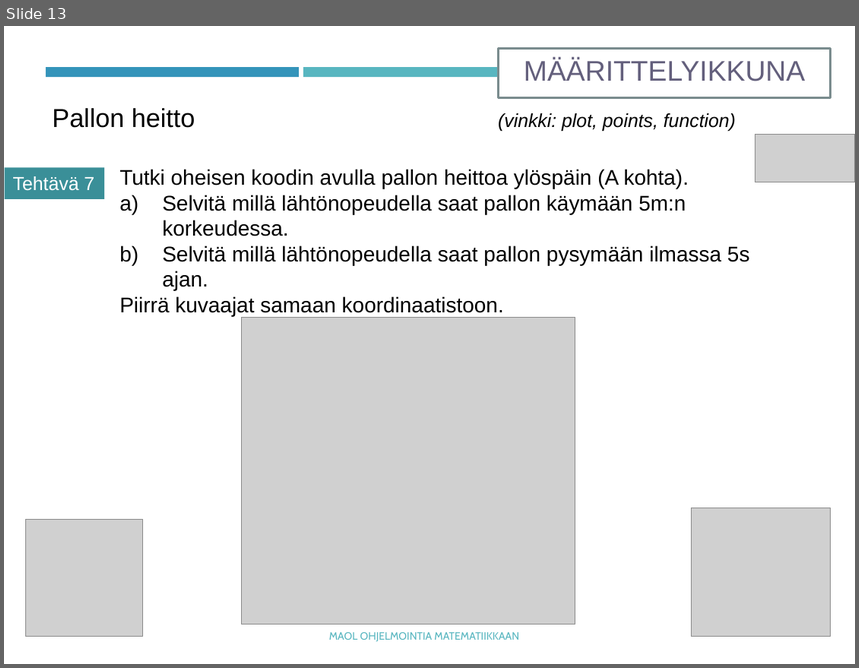
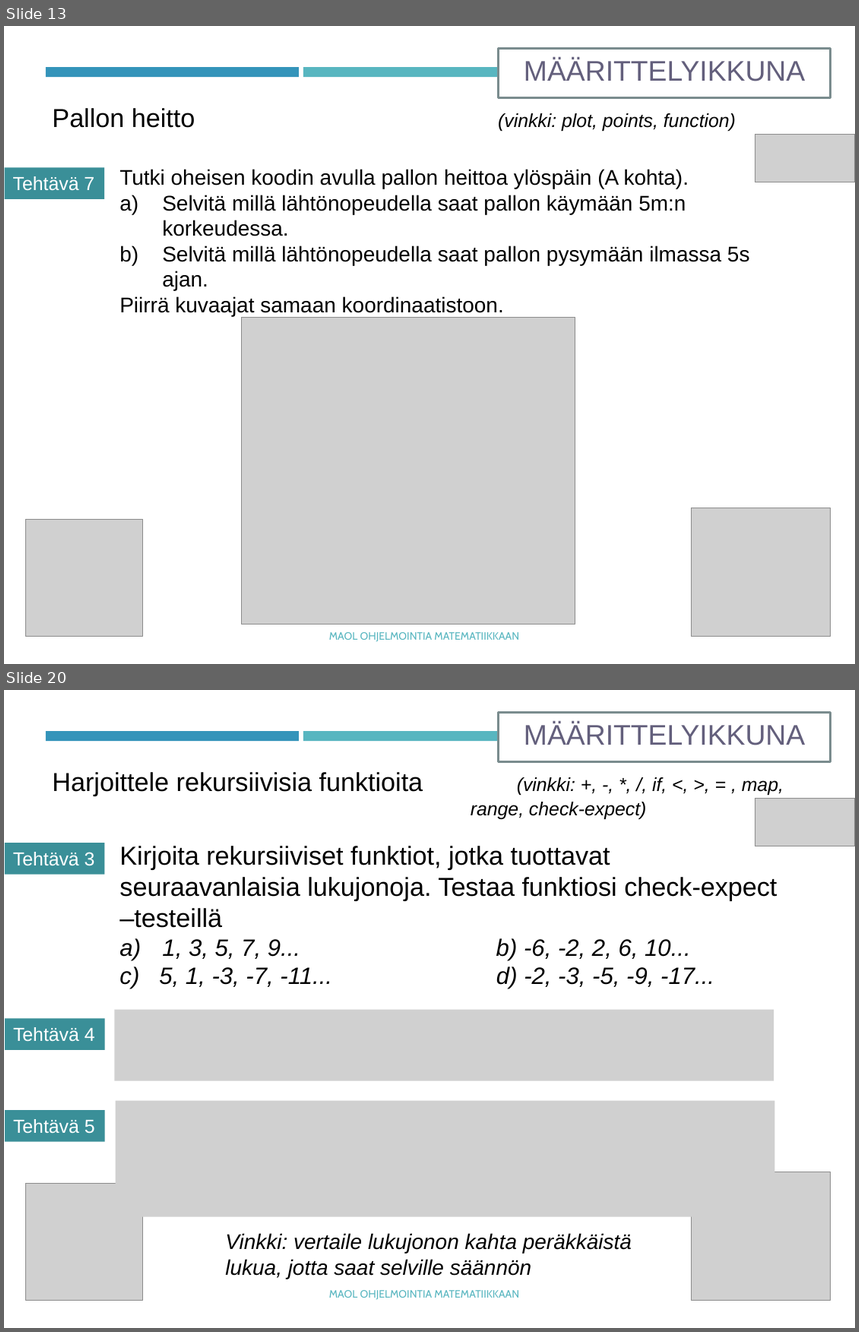
Before and after one commit to tyynetyyne/tyynetyyne.github.io, a slide deck: tehtavat/tiedostot/maol/power_point/Racket-MAOL-9-funktiot.pptx. Shown one above the other, each under a label of ours: slide 13 before the commit, slides 13 and 20 after it; the slides between them are not shown. The pictures are 859x668 and 859x1332 pixels, drawn with LibreOffice and Linux fonts; fonts in the diff are those of the drawing; grey boxes stand for pictures. Boxes give left, top, right and bottom in pixels: in the first picture for what was removed or moved away, otherwise in the second. Text is boxed around its words. In the diff, an @@ line names an element or a change of style, - is before the commit and + after.

```diff
--- a/tehtavat/tiedostot/maol/power_point/Racket-MAOL-9-funktiot.pptx
+++ b/tehtavat/tiedostot/maol/power_point/Racket-MAOL-9-funktiot.pptx
@@ slide 20 added at (4,690,855,1328), background #FFFFFF; not listed: 2 template elements that a slide beside it also shows @@
@@ rectangle added at (499,712,831,761), fill #FFFFFF, outline #7A8C8E 1.75 pt, 24 pt, text #635F7C @@
+MÄÄRITTELYIKKUNA
@@ text added at (52,772,784,819), 16 pt, text #000000, italic @@
+Harjoittele rekursiivisia funktioita (vinkki: +, -, *, /, if, <, >, = , map, range, check-expect)
@@ picture added at (755,798,855,846) @@
@@ rectangle added at (5,844,104,875), fill #3A8F98, 16 pt, text #FFFFFF @@
+Tehtävä 3
@@ text added at (120,846,777,989), 22 pt, text #000000 @@
+Kirjoita rekursiiviset funktiot, jotka tuottavat seuraavanlaisia lukujonoja. Testaa funktiosi check-expect –testeillä
+a) 1, 3, 5, 7, 9... b) -6, -2, 2, 6, 10...
+c) 5, 1, -3, -7, -11... d) -2, -3, -5, -9, -17...
@@ rectangle added at (5,1018,104,1050), fill #3A8F98, 16 pt, text #FFFFFF @@
+Tehtävä 4
@@ picture added at (115,1009,775,1081) @@
@@ rectangle added at (5,1110,104,1142), fill #3A8F98, 16 pt, text #FFFFFF @@
+Tehtävä 5
@@ picture added at (116,1101,775,1217) @@
@@ picture added at (26,1184,143,1300) @@
@@ picture added at (692,1173,832,1301) @@
@@ text added at (225,1233,632,1279), 18 pt, text #000000, italic @@
+Vinkki: vertaile lukujonon kahta peräkkäistä lukua, jotta saat selville säännön
@@ text added at (329,1290,519,1300), 9 pt, text #58B6C0 @@
+MAOL OHJELMOINTIA MATEMATIIKKAAN
```
Also in this commit, not shown: 1 slide changed, 11 other slides added, 5 other files.
